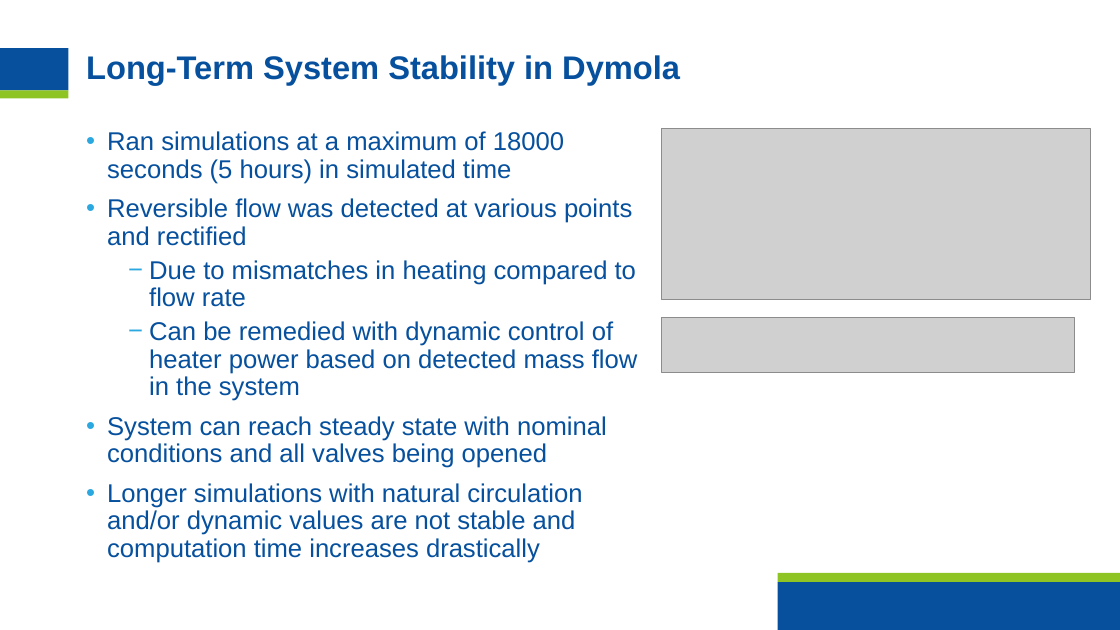
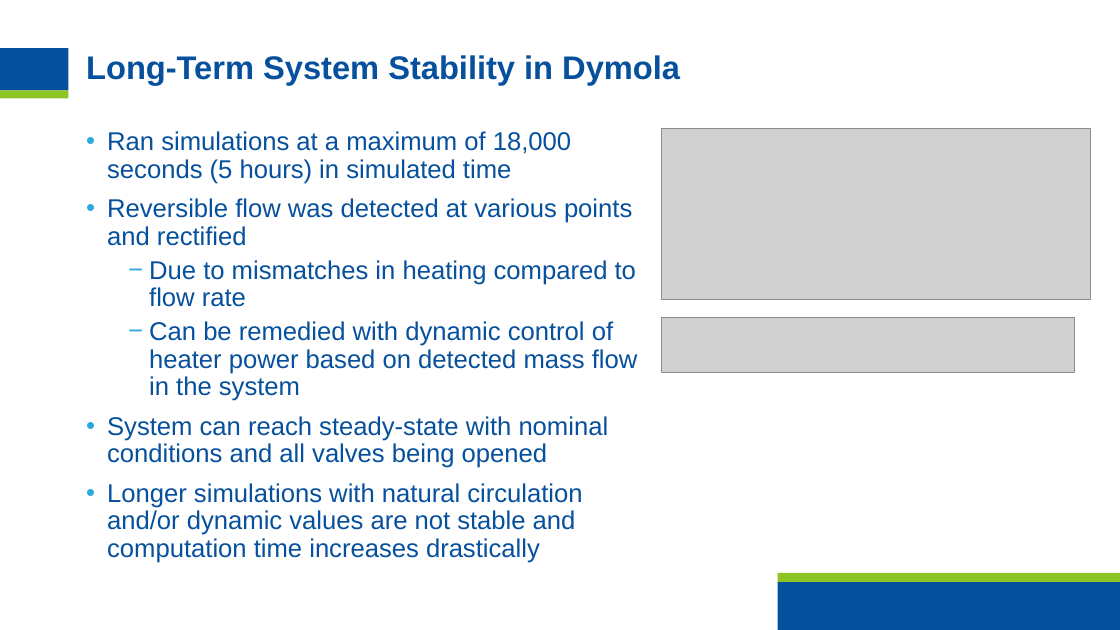
Before and after one commit to hvnaick/INL_DT_Intern, a slide deck: slide 7 of Important Documents/FinalPresentation.pptx. Drawn at 1120x630 pixels with LibreOffice and Linux fonts; fonts in the diff are those of the drawing; grey boxes stand for pictures; background and template pictures are left out. Boxes give left, top, right and bottom in pixels: in the first picture for what was removed or moved away, otherwise in the second. Text is boxed around its words. In the diff, an @@ line names an element or a change of style, - is before the commit and + after.

```diff
--- a/Important Documents/FinalPresentation.pptx
+++ b/Important Documents/FinalPresentation.pptx
@@ text at [107, 131, 571, 184]: text changed @@
-• Ran simulations at a maximum of 18000 seconds (5 hours) in simulated time
+• Ran simulations at a maximum of 18,000 seconds (5 hours) in simulated time
@@ text at [107, 416, 609, 468]: text changed @@
-• System can reach steady state with nominal conditions and all valves being opened
+• System can reach steady-state with nominal conditions and all valves being opened
```
Also in this commit, not shown: 7 other slides changed, 1 slide removed, 19 other files.
